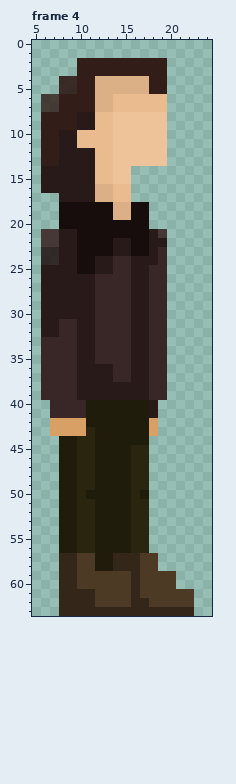
Pixel-art file: Resources/Test/Charac-Standing.aseprite. The first picture shows the starting point.
32x64 pixels, 4 frames. Colours within 5 levels of each other are drawn and written as one. Shown: frame 4: x 5..24, y 0..63. The commit also changed other frames, which this record leaves out.
After the commit:
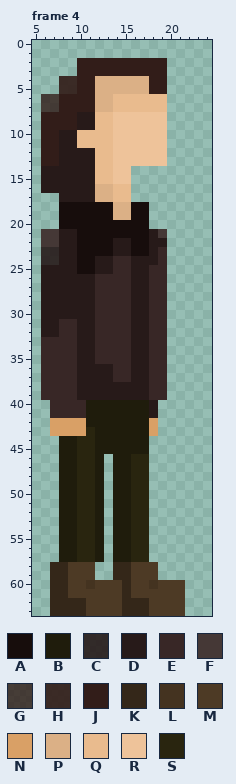
Palette (. is transparent): A #170d0c  B #1f1c0c  C #271a19e5  D #271a19  E #382726  F #453836  G #321d19cd  H #321d19e9  J #321d19  K #342719  L #443320  M #4d3a25  N #d9a066  P #dbb086  Q #e9bb8e  R #eec39a  S #29250f
What changed:
Frame 4:
y 45: x 16..17 SS -> BB
y 46..49: x 13 B -> .
y 50: x 11 B -> S; x 13 B -> .; x 17 B -> S
y 51..56: x 13 B -> .
y 57: x 8..11 KKMM -> BBSS; x 13..18 BKKKMM -> .BBSS.
y 58: x 7 . -> K; x 9 K -> M; x 12..13 BB -> ..; x 16 K -> M
y 59: x 7 . -> K; x 9 K -> M; x 12..16 MMMMK -> ..KKM; x 19..20 MM -> ..
y 60: x 7 . -> K; x 9 K -> M; x 11 M -> L; x 15..16 MK -> KM; x 18 M -> L; x 21 . -> M
y 61: x 7 . -> K; x 9..11 KKK -> MMM; x 15..16 MK -> KM; x 22 M -> .
y 62: x 7 . -> K; x 11 K -> M; x 15 M -> K; x 22 M -> .
y 63: x 7 . -> K; x 11..14 KKKK -> MMMM; x 18..22 KKKKK -> MMMM.
Pixel boxes of the changes (left, top, right, bottom) in both pictures:
changed: (50, 445, 194, 616)
